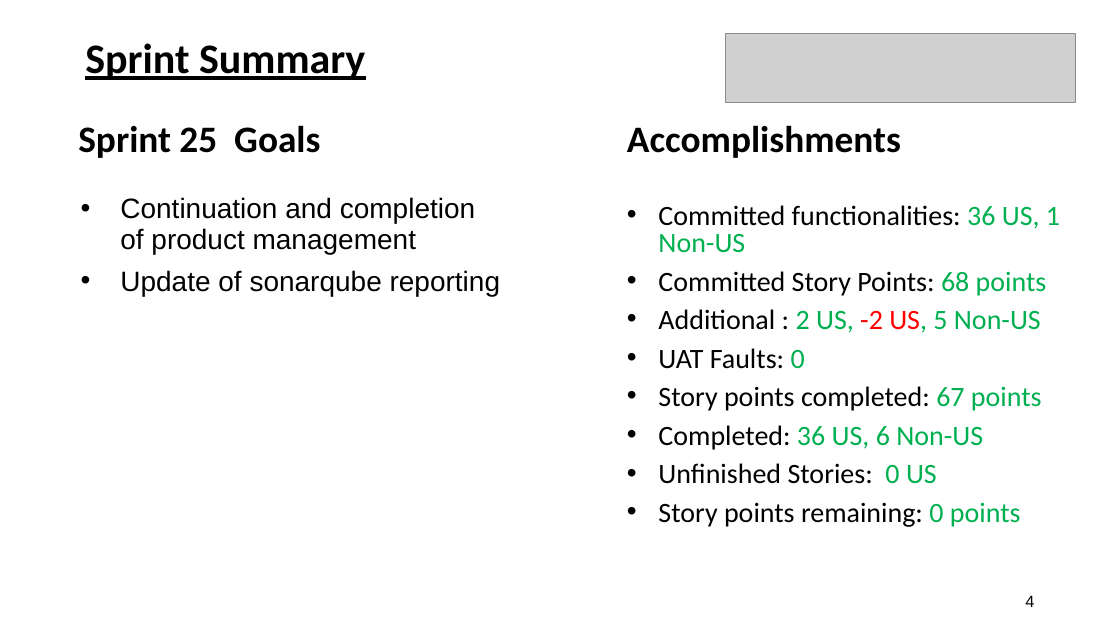
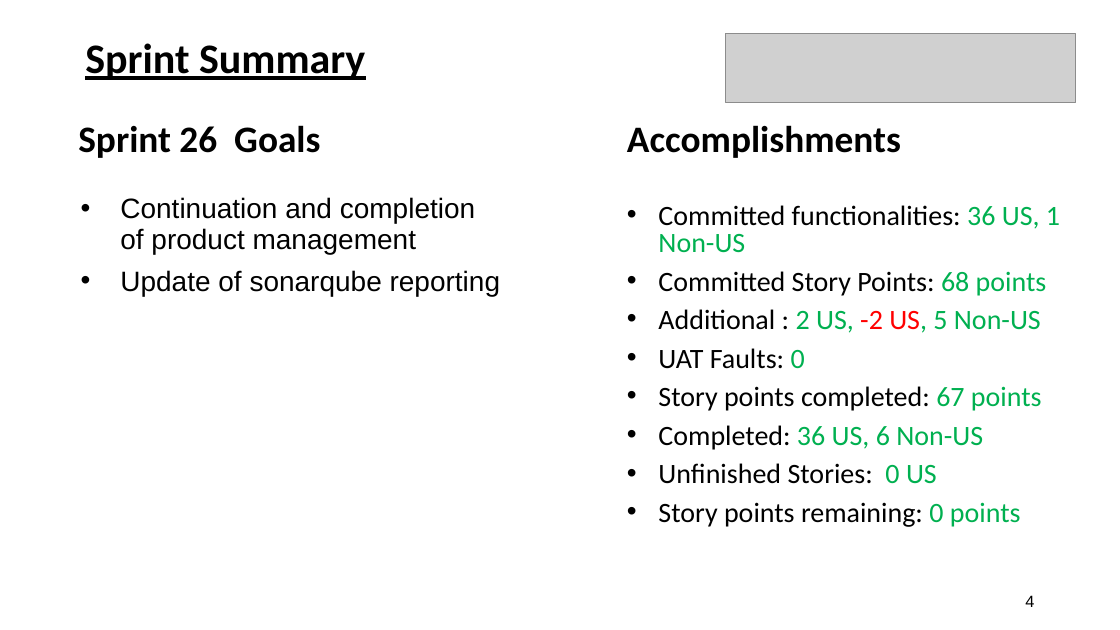
Before and after one commit to Vorapod/AjanBank, a slide deck: slide 4 of Sprint 26 - Sprint review.pptx. Drawn at 1120x630 pixels with LibreOffice and Linux fonts; fonts in the diff are those of the drawing; grey boxes stand for pictures. Boxes give left, top, right and bottom in pixels: in the first picture for what was removed or moved away, otherwise in the second. Text is boxed around its words. In the diff, an @@ line names an element or a change of style, - is before the commit and + after.

Commit message:
Updats ppt sprint 26

```diff
--- a/Sprint 26 - Sprint review.pptx
+++ b/Sprint 26 - Sprint review.pptx
@@ text at [78, 125, 320, 158]: text changed @@
-Sprint 25 Goals
+Sprint 26 Goals
```
Also in this commit, not shown: 2 other slides changed.
